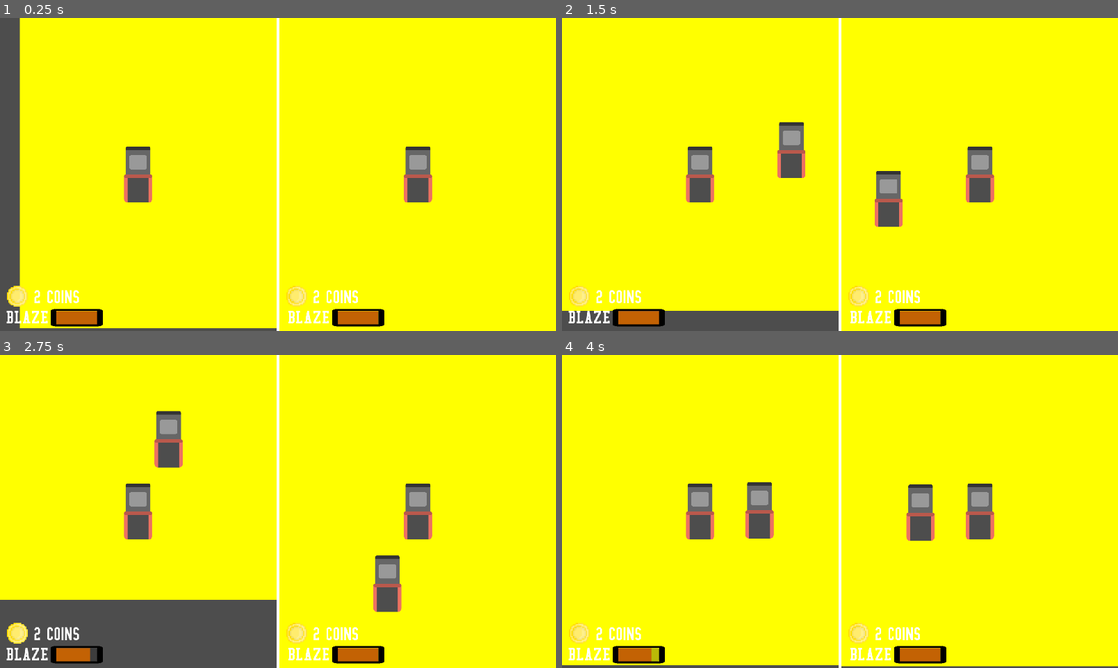
Above: before the commit, frames 1-4 (two rows, left to right).
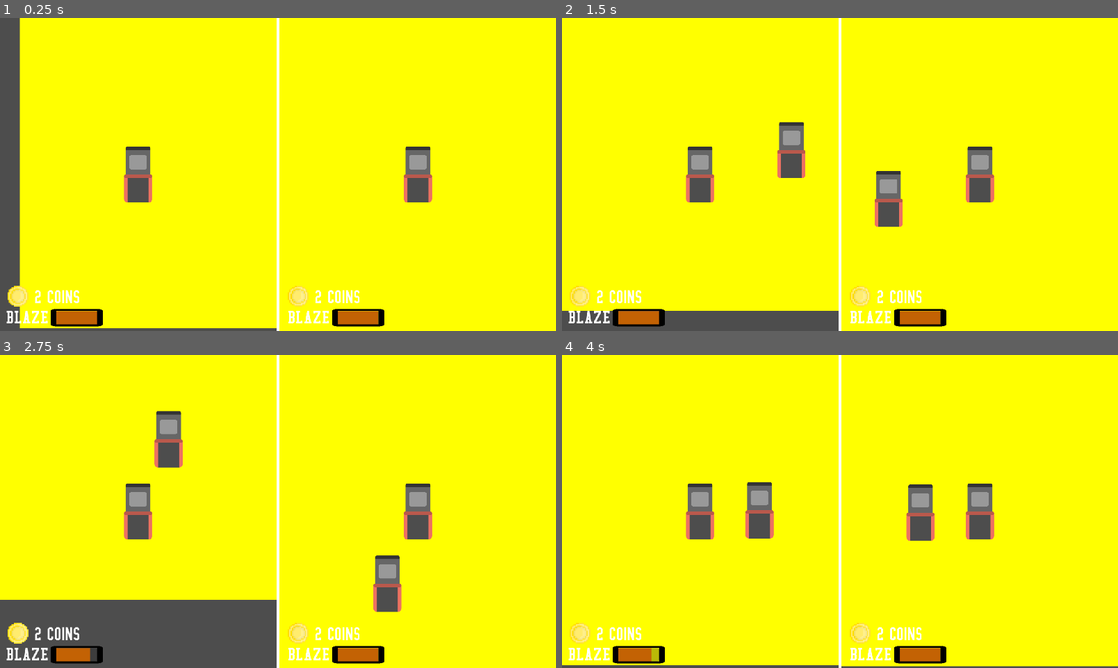
Above: after the commit, the same moments.

Repository: RoboFox031/BlazeShift
Game: Godot game, scene res://Scenes/Tracks/trackLoader.tscn
Two runs of this game, one before a commit and one after it. Both use one fixed random seed, a clock stepped at 60 frames per second and the inputs below. This scene is started directly instead of the project's main scene.
Inputs:
- Up to frame 1 (0.25 s): no input
- Up to frame 2 (1.5 s): tap Enter at 0.5 s; hold D (p1_right) 0.53-1.28 s; tap O (p1_start) at 0.6, 1.35 s; hold S (p1_down) from 1.28 s (still down)
- Up to frame 3 (2.75 s): release S (p1_down) at 2.03 s; hold D (p1_right) from 2.03 s (still down); hold L (p1_x) from 2.03 s (still down); tap O (p1_start) at 2.3 s
- Up to frame 4 (4 s): release D (p1_right) at 2.78 s; release L (p1_x) at 2.78 s; hold W (p1_up) 2.78-3.53 s; tap Down (p2_down) at 2.85 s; tap O (p1_start) at 3.05, 3.8 s; hold A (p1_left) from 3.53 s (still down); tap Left (p2_left) at 3.6 s

The runs differ from the first frame. In frame 1, 0.6% of the frame differs, in the area x 1-65%, y 85-93%; in frame 2, 0.6%; in frame 3, 0.6%; in frame 4, 0.6%.

Commit message:
Fixed problem with unloaded nodes
There was a problem with the blazeHud node. It got fixed

Diff:
--- /dev/null
+++ b/Scenes/Pickups/coins.tscn
@@ -0,0 +1,22 @@
+[gd_scene load_steps=4 format=3 uid="uid://cbqrhlbxu7ocb"]
+
+[ext_resource type="Texture2D" uid="uid://bubvui6wq7y2v" path="res://Assets/Sprites/Poweups/coin.png" id="1_0kqqy"]
+[ext_resource type="Script" path="res://Scripts/Pickups/coins.gd" id="1_ad2tf"]
+
+[sub_resource type="CircleShape2D" id="CircleShape2D_dib6k"]
+radius = 177.071
+
+[node name="coins" type="Node2D"]
+scale = Vector2(0.5, 0.5)
+script = ExtResource("1_ad2tf")
+
+[node name="sprite2d" type="Sprite2D" parent="."]
+scale = Vector2(0.376667, 0.376667)
+texture = ExtResource("1_0kqqy")
+
+[node name="area2d" type="Area2D" parent="."]
+
+[node name="collisionShape2d" type="CollisionShape2D" parent="area2d"]
+shape = SubResource("CircleShape2D_dib6k")
+
+[connection signal="body_entered" from="area2d" to="." method="_on_area_2d_body_entered"]
--- a/Scenes/Tracks/trackLoader.tscn
+++ b/Scenes/Tracks/trackLoader.tscn
@@ -1,10 +1,10 @@
-[gd_scene load_steps=6 format=3 uid="uid://7ysc21hplbc2"]
+[gd_scene load_steps=6 format=3 uid="uid://cumywcavpuxlb"]
 
 [ext_resource type="Script" path="res://Scripts/Tracks/trackLoader.gd" id="1_txhea"]
-[ext_resource type="PackedScene" uid="uid://cue3utmcv6xtp" path="res://Scenes/UI/pOneBlazeHud.tscn" id="2_8su6v"]
-[ext_resource type="PackedScene" uid="uid://btpagg2govh37" path="res://Scenes/UI/pTwoBlazeHud.tscn" id="3_2qf2f"]
-[ext_resource type="PackedScene" uid="uid://bhcaxmvifx6r1" path="res://Scenes/UI/pOneCoinHud.tscn" id="3_go0ff"]
-[ext_resource type="PackedScene" uid="uid://b2xqco54jbt6w" path="res://Scenes/UI/pTwoCoinHud.tscn" id="5_5lhqp"]
+[ext_resource type="PackedScene" path="res://Scenes/UI/pTwoBlazeHud.tscn" id="3_2qf2f"]
+[ext_resource type="PackedScene" path="res://Scenes/UI/pOneCoinHud.tscn" id="3_go0ff"]
+[ext_resource type="PackedScene" path="res://Scenes/UI/pOneBlazeHud.tscn" id="3_sw20d"]
+[ext_resource type="PackedScene" path="res://Scenes/UI/pTwoCoinHud.tscn" id="5_5lhqp"]
 
 [node name="trackLoader" type="Node2D"]
 script = ExtResource("1_txhea")
@@ -25,11 +25,11 @@
 
 [node name="canvasLayer" type="CanvasLayer" parent="hSplitContainer/subViewportContainer"]
 
-[node name="pOneBlazeHud" parent="hSplitContainer/subViewportContainer/canvasLayer" instance=ExtResource("2_8su6v")]
+[node name="pOneCoinHud" parent="hSplitContainer/subViewportContainer/canvasLayer" instance=ExtResource("3_go0ff")]
+position = Vector2(2, 900)
+
+[node name="pOneBlazeHud" parent="hSplitContainer/subViewportContainer/canvasLayer" instance=ExtResource("3_sw20d")]
 position = Vector2(20, 1000)
-
-[node name="pOneCoinHud" parent="hSplitContainer/subViewportContainer/canvasLayer" instance=ExtResource("3_go0ff")]
-position = Vector2(0, 900)
 
 [node name="subViewportContainer2" type="SubViewportContainer" parent="hSplitContainer"]
 layout_mode = 2
@@ -47,7 +47,7 @@
 position = Vector2(20, 1000)
 
 [node name="pOneCoinHud" parent="hSplitContainer/subViewportContainer2/canvasLayer" instance=ExtResource("5_5lhqp")]
-position = Vector2(964, 900)
+position = Vector2(970, 900)
 
 [node name="colorRect" type="ColorRect" parent="."]
 offset_left = 954.0
Not shown: 1 places in Scenes/Testing/screen_player_1.tscn that only renumber resources
Not shown: 1 places in Scenes/Testing/testing_racetrack.tscn that only renumber resources
Not shown: 1 places in Scenes/UI/shop.tscn that only renumber resources
Not shown: 1 places in Scenes/UI/trackSelection.tscn that only renumber resources
